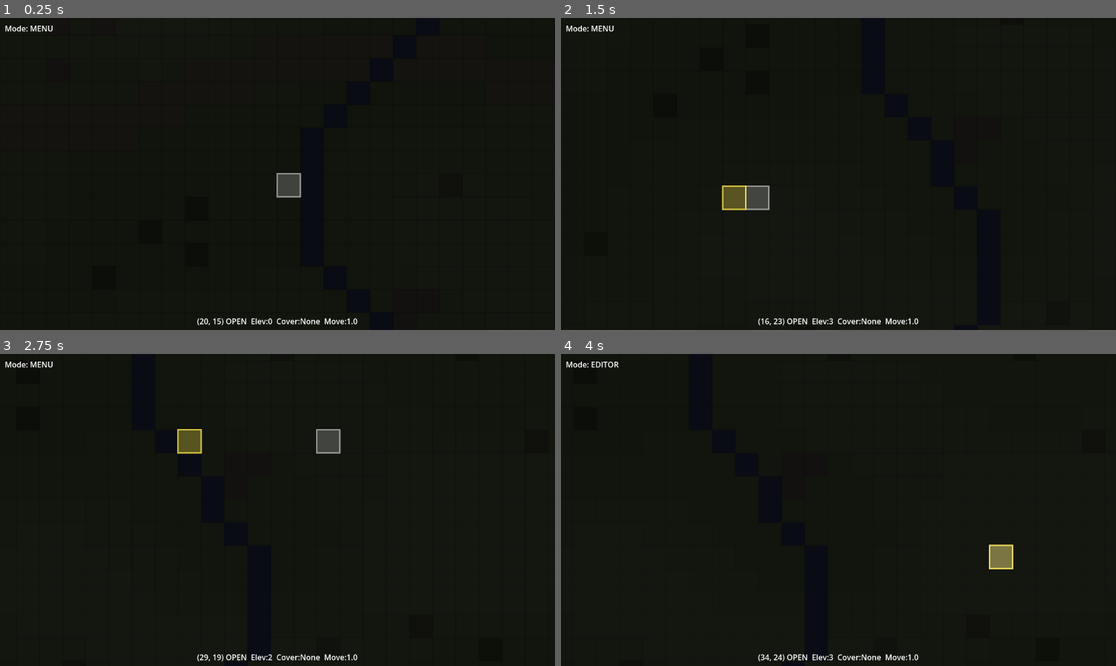
Above: before the commit, frames 1-4 (two rows, left to right).
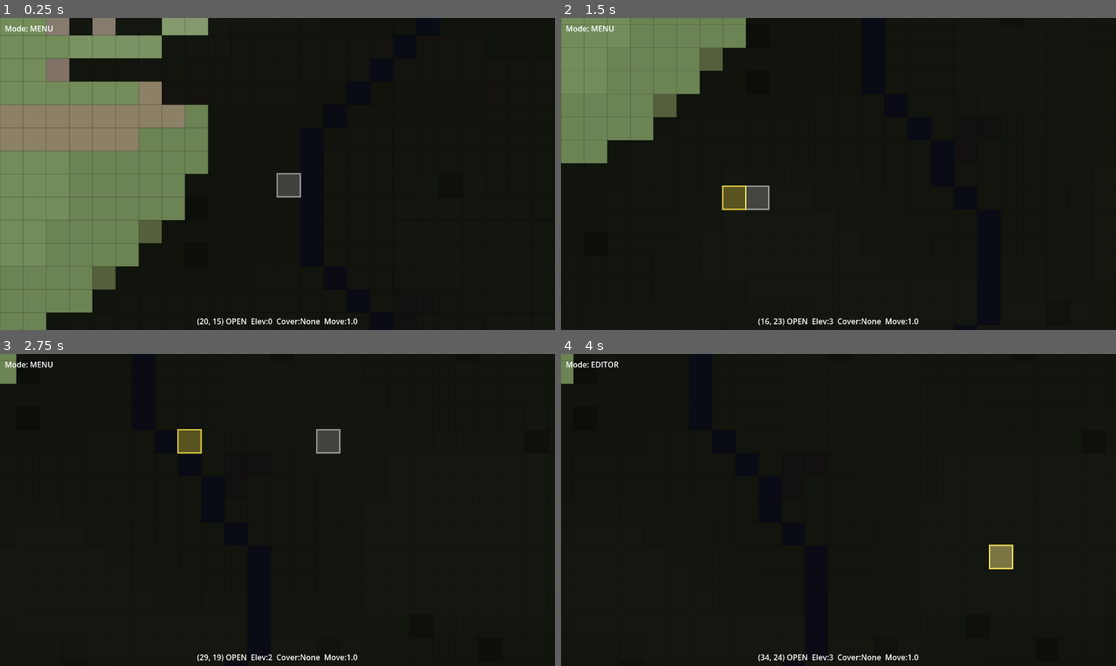
Above: after the commit, the same moments.

Repository: trothtad/Pa-596
Game: Godot game, scene res://scenes/main.tscn
The game is run twice, just before and just after one commit, with the same random seed, the same clock (stepped at 60 frames per second) and the same inputs.
Inputs (mouse positions are in pixels of both pictures, inside the frame that each line leads up to):
- Up to frame 1 (0.25 s): no input
- Up to frame 2 (1.5 s): tap Enter at 0.5 s; move the mouse to (960, 158) at 0.52 s; hold S (camera_pan_down) 0.53-1.25 s; click (960, 158) at 0.67 s; drag from (727, 189) to (810, 236) at 1.27 s
- Up to frame 3 (2.75 s): tap Space at 2 s; move the mouse to (333, 441) at 2.02 s; hold D (camera_pan_right) from 2.03 s (still down); click (333, 441) at 2.17 s
- Up to frame 4 (4 s): release D (camera_pan_right) at 2.75 s; drag from (810, 572) to (672, 463) at 2.77 s; tap Enter at 3.5 s; move the mouse to (1005, 556) at 3.52 s; tap E at 3.6 s; click (1005, 556) at 3.67 s

The runs differ from the first frame. In frame 1, 27% of the frame differs, in the area x 0-38%, y 0-100%; in frame 2, 11%; in frame 3, 0.3%; in frame 4, 0.2%.
Error before the commit: Parse Error: Cannot infer the type of "threats_detected" variable because the value doesn't have a set type. (res://scripts/entities/squad.gd:273)

Commit message:
Tune formation spread and terror pressure values
squad.gd: formation_spread 32→64px, cohesion_range 80→120px,
spawn scatter wider (angle jitter ±0.9, distance 0.1-1.0x).
Terror pressure reduced: close 25→15, medium 10→4, far 3→1.
Commit .uid files for composure_system and fire_control.

Co-Authored-By: Claude Opus 4.6 <noreply@anthropic.com>

Diff:
--- a/scripts/entities/squad.gd
+++ b/scripts/entities/squad.gd
@@ -31,8 +31,8 @@
 var selected := false
 
 # Rubber band settings
-var formation_spread := 32.0  # pixels - how far troops spread from leader (roughly one cell)
-var cohesion_range := 80.0    # pixels - max distance before "separated"
+var formation_spread := 64.0  # pixels - how far troops spread from leader (roughly one cell)
+var cohesion_range := 120.0    # pixels - max distance before "separated"
 
 # Combat
 var combat_target: Node2D = null  # current target (hound etc), set by engagement logic
@@ -82,8 +82,8 @@
 			s.world_pos = center
 		else:
 			# Offset troops in a rough cluster behind/around leader
-			var angle = (float(i) / soldiers.size()) * TAU + randf_range(-0.3, 0.3)
-			var dist = formation_spread * randf_range(0.5, 1.0)
+			var angle = (float(i) / soldiers.size()) * TAU + randf_range(-0.9, 0.9)
+			var dist = formation_spread * randf_range(0.1, 1.0)
 			s.world_pos = center + Vector2(cos(angle), sin(angle)) * dist
 
 	position = center
@@ -203,9 +203,9 @@
 	const TERROR_FAR := 10       # mild unease — something's out there
 
 	# Pressure amounts (composure points/sec)
-	const PRESSURE_CLOSE := 25.0   # 4 seconds from STEADY to BROKEN at close range
-	const PRESSURE_MEDIUM := 10.0  # noticeable but manageable
-	const PRESSURE_FAR := 3.0      # creeping dread
+	const PRESSURE_CLOSE := 15.0   # 4 seconds from STEADY to BROKEN at close range
+	const PRESSURE_MEDIUM := 4.0  # noticeable but manageable
+	const PRESSURE_FAR := 1.0      # creeping dread
 
 	for hostile in battle_map.hostiles:
 		if hostile.get("is_dead"):
@@ -270,7 +270,7 @@
 	"""Update composure for all soldiers. Recovery when safe, decay of under_fire timers.
 	BROKEN soldiers cannot recover while any hostile is still detected."""
 	# Check if any hostile is currently known (for BROKEN recovery lockout)
-	var threats_detected := not battle_map.detected_hostile_positions.is_empty()
+	var threats_detected : bool = not battle_map.detected_hostile_positions.is_empty()
 
 	for s in soldiers:
 		if s.state == SoldierClass.State.DEAD:
Not shown, added: scripts/systems/composure_system.gd.uid
Not shown, added: scripts/systems/fire_control.gd.uid
